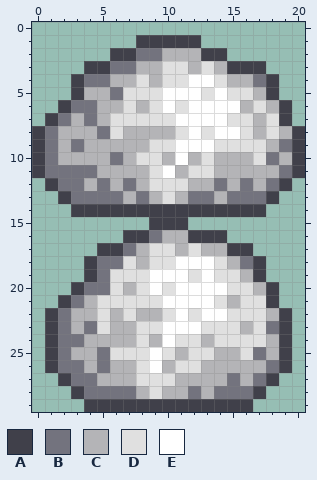
Pixel-art sprite, stored at NPCs/Unfriendly/Enemies/RegolithSlime.png. This is how it looked before the edit.
The file is 42x60 pixels, drawn in blocks of 2x2; one block is one cell here.
Palette (. is transparent): A #40404a  B #73737e  C #b4b4b7  D #e0e0e0  E #ffffff
Pixels before, first column x 0:
 1 ........AAAAA........
 2 ......AABBCCCAA......
 3 ....AABBCCDDCDCAAA...
 4 ...ABBCCDCDDEEDCCBA..
 5 ...ACCBDDDEEEDEDDCA..
 6 ..ABBCCDCDEDEEEECDCA.
 7 .ABCBCDDDDDEEEEDDCDA.
 8 ABCCCBDCCCCDEDEEDCDCA
 9 ABCBCCCCCDDEEEDDDDCBA
10 ABCCCCBCDDCECDCCCDBCA
11 ABBBBCCCCDECDDCCCCCBA
12 .ABBCBCBCDDDCCBCBCBA.
13 ..ABBBBCBCDCBBCBBBA..
14 ...AAAAAAAAAAAAAAA...
15 .........AAA.........
16 .......AABCCAAA......
17 .....AABCDDCDCCAA....
18 ....ABBDCDDEEEDCBA...
19 ....ABDDDEEEDEDDCA...
20 ...ABBDCDEDEEEEDDCA..
21 ..ABCDDDDDEEEEDCDDA..
22 .ABCCDCDCCDEDEEDDDCA.
23 .ABCBDCCDDEEEDDDCDBA.
24 .ABBCCCCDCEDDCDDDDCA.
25 .ABCCBDDDEDCDDCCDBCA.
26 .ABBCBCCDECDDCCCCCBA.
27 ..ABBCCCDDDCCCCBCBA..
28 ...ABBBBCDCCBCBBBA...
29 ....AAAAAAAAAAAAA....
After the commit:
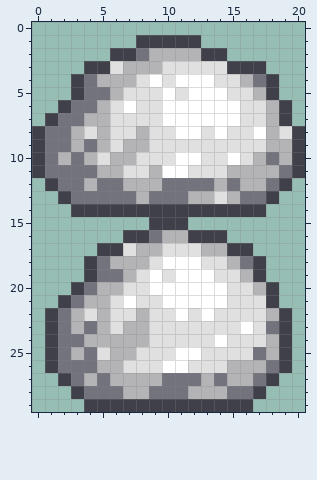
The commit says: Regolith Slime Resprite Fuck it resprite the whole thing
Difference:
Colour C gives way to colour B in row 5 at x 4 to 5; in row 7 at x 3; in row 8 at x 2; in row 9 at x 2 and 4; in row 10 at x 3; in row 12 at x 6, 12 to 13 and 15.
Colour C gives way to colour B in row 13 at x 7, 9 and 11; in rows 25 to 26 at x 4; in row 27 at x 5, 11 to 12 and 14; in row 28 at x 10 to 11.
Colour D gives way to colour B in row 12 at x 10 to 11; in row 13 at x 10; in row 19 at x 6; in row 27 at x 10; in row 28 at x 9.
Colour B gives way to colour C in row 2 at x 9; in row 3 at x 7; in row 4 at x 5; in row 5 at x 6; in row 7 at x 4; in row 8 at x 5.
Colour B gives way to colour C in row 9 at x 3 and 19; in row 10 at x 6; in row 12 at x 7, 14 and 16; in row 13 at x 8, 12 to 13 and 15; in row 18 at x 6; in row 20 at x 5.
Colour B gives way to colour C in row 26 at x 5; in row 27 at x 4 and 15; in row 28 at x 7, 12 and 14.
Colour D gives way to colour C in rows 7 to 8 at x 18; in row 10 at x 17; in rows 11 to 12 at x 9; in row 17 at x 9; in rows 18 to 19 at x 7; in row 20 at x 6.
Colour D gives way to colour C in rows 21 to 22 at x 5; in row 23 at x 5 and 8; in row 24 at x 8; in row 25 at x 6 to 7; in row 27 at x 8 to 9.
Colour B gives way to colour D in row 3 at x 6; in row 17 at x 7; in row 25 at x 5.
Colour C gives way to colour D in row 3 at x 12 and 14; in row 4 at x 15; in row 6 at x 6, 8 and 16; in row 7 at x 17; in row 8 at x 4, 7, 9 to 10 and 19; in row 9 at x 6.
Colour C gives way to colour D in row 10 at x 5, 10, 14 and 16; in row 11 at x 7 to 8 and 14; in row 13 at x 14; in row 17 at x 11; in row 20 at x 7; in row 21 at x 15.
Colour C gives way to colour D in row 22 at x 4, 6 and 9; in row 23 at x 6; in row 24 at x 9 and 13; in row 25 at x 14 to 15; in row 26 at x 7 and 13 to 14.
Colour E gives way to colour D in row 5 at x 11; in row 8 at x 15; in row 9 at x 11 to 13; in row 18 at x 13; in row 19 at x 10; in row 22 at x 14.
Colour E gives way to colour D in row 23 at x 10 to 12; in row 24 at x 10; in rows 25 to 26 at x 9.
Colour C gives way to colour E in row 4 at x 9; in row 8 at x 17; in row 10 at x 12 and 15; in row 11 at x 11; in row 23 at x 16; in row 25 at x 11.
Colour C gives way to colour E in row 26 at x 10.
Colour D gives way to colour E in row 4 at x 11; in row 5 at x 13; in row 6 at x 7 and 11; in row 7 at x 10 and 15; in row 8 at x 11; in row 18 at x 10.
Colour D gives way to colour E in row 19 at x 12; in row 20 at x 10; in row 21 at x 7 and 14; in row 24 at x 14; in row 25 at x 12; in row 26 at x 11.
Pixel boxes of the changes (left, top, right, bottom) in both pictures:
changed: (58, 48, 292, 399)
